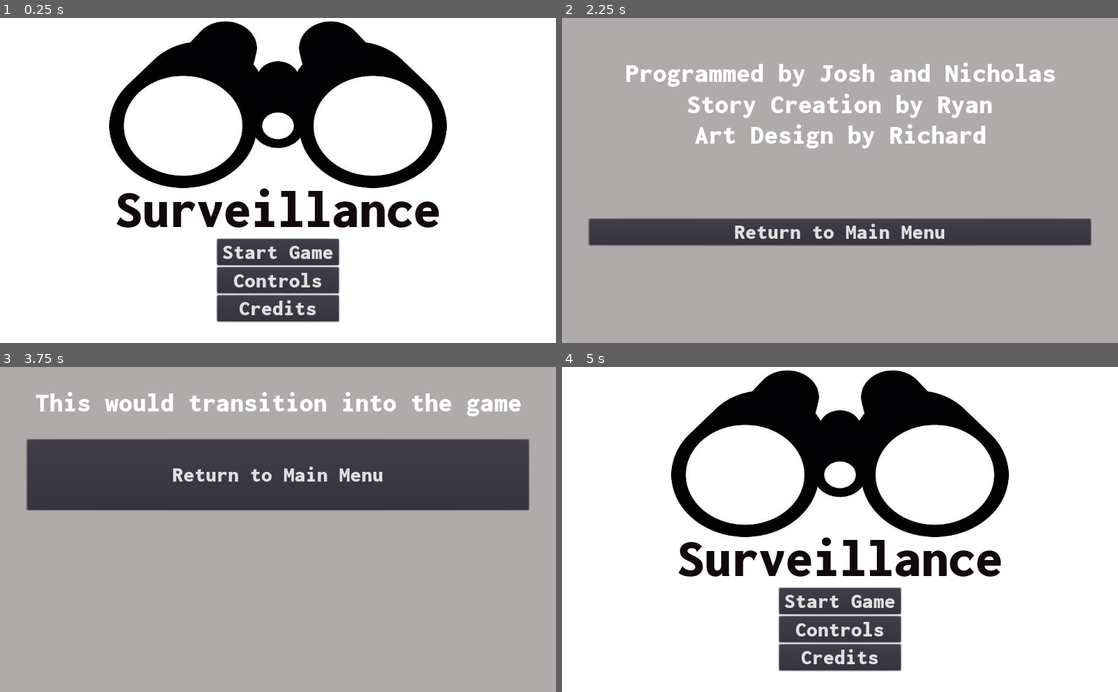
Above: before the commit, frames 1-4 (two rows, left to right).
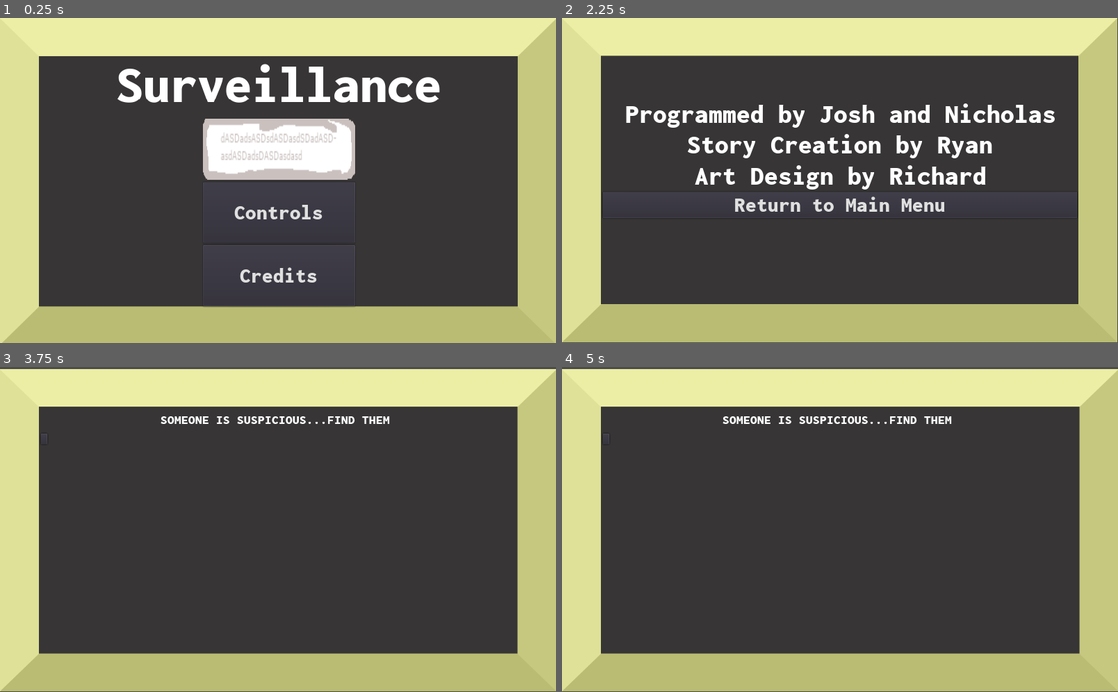
Above: after the commit, the same moments.

Repository: NicholasTung/surveillance
Game: Godot game, scene res://Scenes/MainMenu.tscn
The game is run twice, just before and just after one commit, with the same random seed, the same clock (stepped at 60 frames per second) and the same inputs.
Inputs (mouse positions are in pixels of both pictures, inside the frame that each line leads up to; where the layout moved, square brackets give the same spot in the first picture):
- Up to frame 1 (0.25 s): no input
- Up to frame 2 (2.25 s): click "Controls" at 0.5 s; click "Return to Main Menu" (after the commit: "To Main Menu") at 1.25 s; click "Credits" at 2 s
- Up to frame 3 (3.75 s): click "Return to Main Menu" at 2.75 s; click (278, 497) [278, 601] at 3.5 s
- Up to frame 4 (5 s): click (840, 474) at 4.25 s, where only the run before the commit has a clickable "Return to Main Menu"

The runs differ from the first frame. In frame 1, 93% of the frame differs, in the area x 0-100%, y 0-100%; in frame 2, 93%; in frame 3, 82%; in frame 4, 97%.

Commit message:
Edited main menu, credits, and controls. Started opening scene HUD

Diff:
--- a/Scenes/Controls Page.gd
+++ b/Scenes/Controls Page.gd
@@ -3,5 +3,6 @@
 func _ready():
 	pass # Replace with function body.
 
+
 func _on_Return_Button_button_up():
 	get_tree().change_scene("res://Scenes/MainMenu.tscn")
--- a/Scenes/Controls Page.tscn
+++ b/Scenes/Controls Page.tscn
@@ -1,63 +1,59 @@
-[gd_scene load_steps=5 format=2]
+[gd_scene load_steps=6 format=2]
 
 [ext_resource path="res://Inconsolata-Black.ttf" type="DynamicFontData" id=1]
 [ext_resource path="res://Scenes/Controls Page.gd" type="Script" id=2]
+[ext_resource path="res://png/Monitor.png" type="Texture" id=3]
 
 [sub_resource type="DynamicFont" id=1]
-size = 50
+size = 15
+use_filter = true
 font_data = ExtResource( 1 )
 
 [sub_resource type="DynamicFont" id=2]
-size = 40
 font_data = ExtResource( 1 )
 
 [node name="Controls Page" type="Node2D"]
 script = ExtResource( 2 )
 
-[node name="ColorRect" type="ColorRect" parent="."]
-margin_left = -16.0
-margin_top = -24.0
-margin_right = 1088.0
-margin_bottom = 648.0
-color = Color( 0.690196, 0.67451, 0.67451, 1 )
+[node name="TextureRect" type="TextureRect" parent="."]
+margin_right = 1024.0
+margin_bottom = 603.0
+rect_scale = Vector2( 1.02662, 1.00636 )
+texture = ExtResource( 3 )
 
 [node name="MarginContainer" type="MarginContainer" parent="."]
-anchor_left = 0.5
-anchor_top = 0.5
-anchor_right = 0.5
-anchor_bottom = 0.5
-margin_right = 1024.0
-margin_bottom = 264.0
+margin_left = 75.0
+margin_top = 70.0
+margin_right = 328.0
+margin_bottom = 260.0
+rect_scale = Vector2( 3.46984, 2.4382 )
 
 [node name="VBoxContainer" type="VBoxContainer" parent="MarginContainer"]
-margin_right = 1024.0
-margin_bottom = 264.0
+margin_right = 253.0
+margin_bottom = 190.0
 
-[node name="Controls Page" type="Label" parent="MarginContainer/VBoxContainer"]
-margin_right = 1024.0
+[node name="Label" type="Label" parent="MarginContainer/VBoxContainer"]
+margin_right = 253.0
 margin_bottom = 130.0
-size_flags_horizontal = 3
-size_flags_vertical = 3
 custom_fonts/font = SubResource( 1 )
-text = "This would dsiplay the controls of
-the game"
-align = 1
-valign = 1
+text = "Welcome to Surveillance!
+Look at the files, see who
+doesn't belong, and remove the
+imposters. Only you can
+determine their fate....
 
-[node name="MarginContainer" type="MarginContainer" parent="MarginContainer/VBoxContainer"]
+...Or do they determine yours?"
+autowrap = true
+
+[node name="MarginContainer2" type="MarginContainer" parent="MarginContainer/VBoxContainer"]
 margin_top = 134.0
-margin_right = 1024.0
-margin_bottom = 264.0
-size_flags_horizontal = 3
-size_flags_vertical = 3
-custom_constants/margin_right = 50
-custom_constants/margin_left = 50
+margin_right = 253.0
+margin_bottom = 158.0
 
-[node name="Return Button" type="Button" parent="MarginContainer/VBoxContainer/MarginContainer"]
-margin_left = 50.0
-margin_right = 974.0
-margin_bottom = 130.0
+[node name="Return Button" type="Button" parent="MarginContainer/VBoxContainer/MarginContainer2"]
+margin_right = 253.0
+margin_bottom = 24.0
 custom_fonts/font = SubResource( 2 )
-text = "Return to Main Menu"
+text = "To Main Menu"
 
-[connection signal="button_up" from="MarginContainer/VBoxContainer/MarginContainer/Return Button" to="." method="_on_Return_Button_button_up"]
+[connection signal="button_up" from="MarginContainer/VBoxContainer/MarginContainer2/Return Button" to="." method="_on_Return_Button_button_up"]
--- a/Scenes/Credits Page.tscn
+++ b/Scenes/Credits Page.tscn
@@ -1,7 +1,8 @@
-[gd_scene load_steps=5 format=2]
+[gd_scene load_steps=6 format=2]
 
 [ext_resource path="res://Inconsolata-Black.ttf" type="DynamicFontData" id=1]
 [ext_resource path="res://Scenes/Credits Page.gd" type="Script" id=2]
+[ext_resource path="res://png/Monitor.png" type="Texture" id=3]
 
 [sub_resource type="DynamicFont" id=1]
 size = 50
@@ -14,29 +15,34 @@
 [node name="Credits Page" type="Node2D"]
 script = ExtResource( 2 )
 
-[node name="ColorRect" type="ColorRect" parent="."]
-margin_left = -16.0
-margin_top = -24.0
-margin_right = 1088.0
-margin_bottom = 648.0
-color = Color( 0.690196, 0.67451, 0.67451, 1 )
+[node name="TextureRect" type="TextureRect" parent="."]
+margin_right = 1002.0
+margin_bottom = 600.0
+rect_scale = Vector2( 1.0226, 0.996858 )
+texture = ExtResource( 3 )
 
 [node name="MarginContainer" type="MarginContainer" parent="."]
 anchor_left = 0.5
 anchor_top = 0.5
 anchor_right = 0.5
 anchor_bottom = 0.5
-margin_right = 1024.0
-margin_bottom = 264.0
+margin_left = 75.0
+margin_top = 75.0
+margin_right = 949.0
+margin_bottom = 500.0
 custom_constants/margin_top = 75
 
 [node name="VBoxContainer" type="VBoxContainer" parent="MarginContainer"]
 margin_top = 75.0
-margin_right = 1024.0
-margin_bottom = 420.0
+margin_right = 874.0
+margin_bottom = 425.0
 
-[node name="Programers" type="Label" parent="MarginContainer/VBoxContainer"]
-margin_right = 1024.0
+[node name="MarginContainer" type="MarginContainer" parent="MarginContainer/VBoxContainer"]
+margin_right = 874.0
+margin_bottom = 53.0
+
+[node name="Programers" type="Label" parent="MarginContainer/VBoxContainer/MarginContainer"]
+margin_right = 874.0
 margin_bottom = 53.0
 size_flags_horizontal = 3
 size_flags_vertical = 3
@@ -45,10 +51,14 @@
 align = 1
 valign = 1
 
-[node name="Narrator" type="Label" parent="MarginContainer/VBoxContainer"]
+[node name="MarginContainer2" type="MarginContainer" parent="MarginContainer/VBoxContainer"]
 margin_top = 57.0
-margin_right = 1024.0
+margin_right = 874.0
 margin_bottom = 110.0
+
+[node name="Narrator" type="Label" parent="MarginContainer/VBoxContainer/MarginContainer2"]
+margin_right = 874.0
+margin_bottom = 53.0
 size_flags_horizontal = 3
 size_flags_vertical = 3
 custom_fonts/font = SubResource( 1 )
@@ -56,10 +66,14 @@
 align = 1
 valign = 1
 
-[node name="Art Design" type="Label" parent="MarginContainer/VBoxContainer"]
+[node name="MarginContainer3" type="MarginContainer" parent="MarginContainer/VBoxContainer"]
 margin_top = 114.0
-margin_right = 1024.0
+margin_right = 874.0
 margin_bottom = 167.0
+
+[node name="Art Design" type="Label" parent="MarginContainer/VBoxContainer/MarginContainer3"]
+margin_right = 874.0
+margin_bottom = 53.0
 size_flags_horizontal = 3
 size_flags_vertical = 3
 custom_fonts/font = SubResource( 1 )
@@ -67,22 +81,16 @@
 align = 1
 valign = 1
 
-[node name="MarginContainer" type="MarginContainer" parent="MarginContainer/VBoxContainer"]
+[node name="Return Button" type="Button" parent="MarginContainer/VBoxContainer"]
 margin_top = 171.0
-margin_right = 1024.0
-margin_bottom = 345.0
-size_flags_horizontal = 3
-size_flags_vertical = 3
-custom_constants/margin_right = 50
-custom_constants/margin_top = 125
-custom_constants/margin_left = 50
-
-[node name="Return Button" type="Button" parent="MarginContainer/VBoxContainer/MarginContainer"]
-margin_left = 50.0
-margin_top = 125.0
-margin_right = 974.0
-margin_bottom = 174.0
+margin_right = 874.0
+margin_bottom = 220.0
 custom_fonts/font = SubResource( 2 )
 text = "Return to Main Menu"
 
-[connection signal="button_up" from="MarginContainer/VBoxContainer/MarginContainer/Return Button" to="." method="_on_Return_Button_button_up"]
+[node name="MarginContainer4" type="MarginContainer" parent="MarginContainer/VBoxContainer"]
+margin_top = 224.0
+margin_right = 874.0
+margin_bottom = 224.0
+
+[connection signal="button_up" from="MarginContainer/VBoxContainer/Return Button" to="." method="_on_Return_Button_button_up"]
--- a/Scenes/MainMenu.tscn
+++ b/Scenes/MainMenu.tscn
@@ -1,9 +1,10 @@
-[gd_scene load_steps=7 format=2]
+[gd_scene load_steps=10 format=2]
 
 [ext_resource path="res://Inconsolata-Black.ttf" type="DynamicFontData" id=1]
-[ext_resource path="res://Pictures/binoculars.jpg" type="Texture" id=2]
+[ext_resource path="res://png/Monitor.png" type="Texture" id=2]
 [ext_resource path="res://Scenes/MainMenu.gd" type="Script" id=3]
 [ext_resource path="res://Scenes/OpeningScene.tscn" type="PackedScene" id=4]
+[ext_resource path="res://png/BUtton temp.png" type="Texture" id=5]
 
 [sub_resource type="DynamicFont" id=1]
 size = 100
@@ -13,48 +14,53 @@
 size = 40
 font_data = ExtResource( 1 )
 
+[sub_resource type="StyleBoxFlat" id=4]
+bg_color = Color( 0.862745, 0.129412, 0.129412, 0 )
+draw_center = false
+border_width_left = 5
+border_width_top = 5
+border_width_right = 5
+border_width_bottom = 5
+border_color = Color( 0.937255, 0.290196, 0.290196, 1 )
+
+[sub_resource type="StyleBoxTexture" id=3]
+texture = ExtResource( 5 )
+region_rect = Rect2( 0, 0, 224, 49 )
+
 [node name="MainMenu" type="Node2D"]
 script = ExtResource( 3 )
 mainGameScene = ExtResource( 4 )
 
-[node name="ColorRect" type="ColorRect" parent="."]
+[node name="TextureRect" type="TextureRect" parent="."]
 margin_right = 1026.0
-margin_bottom = 601.0
+margin_bottom = 600.0
+rect_scale = Vector2( 1.02517, 1.0048 )
+texture = ExtResource( 2 )
 
 [node name="MarginContainer" type="MarginContainer" parent="."]
-margin_right = 1024.0
-margin_bottom = 600.0
-custom_constants/margin_right = 100
-custom_constants/margin_top = 300
-custom_constants/margin_left = 100
-custom_constants/margin_bottom = 100
+margin_left = 74.0
+margin_top = 70.0
+margin_right = 954.0
+margin_bottom = 532.0
 
 [node name="VBoxContainer" type="VBoxContainer" parent="MarginContainer"]
-margin_left = 100.0
-margin_top = 300.0
-margin_right = 924.0
-margin_bottom = 564.0
-
-[node name="Binoculars" type="Sprite" parent="MarginContainer/VBoxContainer"]
-position = Vector2( 412, -140 )
-scale = Vector2( 1.01503, 0.856394 )
-texture = ExtResource( 2 )
+margin_right = 880.0
+margin_bottom = 462.0
 
 [node name="Game Title" type="Label" parent="MarginContainer/VBoxContainer"]
-margin_right = 824.0
-margin_bottom = 105.0
+margin_right = 880.0
+margin_bottom = 112.0
 size_flags_horizontal = 3
 size_flags_vertical = 3
-custom_colors/font_color = Color( 0.0745098, 0.0431373, 0.0431373, 1 )
+custom_colors/font_color = Color( 1, 1, 1, 1 )
 custom_fonts/font = SubResource( 1 )
 text = "Surveillance"
 align = 1
-valign = 1
 
 [node name="MarginContainer2" type="MarginContainer" parent="MarginContainer/VBoxContainer"]
-margin_top = 109.0
-margin_right = 824.0
-margin_bottom = 158.0
+margin_top = 116.0
+margin_right = 880.0
+margin_bottom = 229.0
 rect_pivot_offset = Vector2( -620, -93 )
 size_flags_horizontal = 3
 size_flags_vertical = 3
@@ -63,17 +69,18 @@
 
 [node name="Start Game Button" type="Button" parent="MarginContainer/VBoxContainer/MarginContainer2"]
 margin_left = 300.0
-margin_right = 524.0
-margin_bottom = 49.0
+margin_right = 580.0
+margin_bottom = 113.0
 size_flags_horizontal = 3
 size_flags_vertical = 3
 custom_fonts/font = SubResource( 2 )
-text = "Start Game"
+custom_styles/hover = SubResource( 4 )
+custom_styles/normal = SubResource( 3 )
 
 [node name="MarginContainer3" type="MarginContainer" parent="MarginContainer/VBoxContainer"]
-margin_top = 162.0
-margin_right = 824.0
-margin_bottom = 211.0
+margin_top = 233.0
+margin_right = 880.0
+margin_bottom = 345.0
 size_flags_horizontal = 3
 size_flags_vertical = 3
 custom_constants/margin_right = 300
@@ -81,17 +88,17 @@
 
 [node name="Controls Button" type="Button" parent="MarginContainer/VBoxContainer/MarginContainer3"]
 margin_left = 300.0
-margin_right = 524.0
-margin_bottom = 49.0
+margin_right = 580.0
+margin_bottom = 112.0
 size_flags_horizontal = 3
 size_flags_vertical = 3
 custom_fonts/font = SubResource( 2 )
 text = "Controls"
 
 [node name="MarginContainer4" type="MarginContainer" parent="MarginContainer/VBoxContainer"]
-margin_top = 215.0
-margin_right = 824.0
-margin_bottom = 264.0
+margin_top = 349.0
+margin_right = 880.0
+margin_bottom = 462.0
 size_flags_horizontal = 3
 size_flags_vertical = 3
 custom_constants/margin_right = 300
@@ -99,8 +106,8 @@
 
 [node name="Credits Button" type="Button" parent="MarginContainer/VBoxContainer/MarginContainer4"]
 margin_left = 300.0
-margin_right = 524.0
-margin_bottom = 49.0
+margin_right = 580.0
+margin_bottom = 113.0
 size_flags_horizontal = 3
 size_flags_vertical = 3
 custom_fonts/font = SubResource( 2 )
--- a/Scenes/OpeningScene.gd
+++ b/Scenes/OpeningScene.gd
@@ -5,8 +5,4 @@
 
 
 # Called every frame. 'delta' is the elapsed time since the previous frame.
-#func _process(delta):
-#	pass
-
-func _on_Return_Button_button_up():
-	get_tree().change_scene("res://Scenes/MainMenu.tscn")
+#func _process(delta):s
--- a/Scenes/OpeningScene.tscn
+++ b/Scenes/OpeningScene.tscn
@@ -2,61 +2,51 @@
 
 [ext_resource path="res://Scenes/OpeningScene.gd" type="Script" id=1]
 [ext_resource path="res://Inconsolata-Black.ttf" type="DynamicFontData" id=2]
+[ext_resource path="res://png/Monitor.png" type="Texture" id=3]
 
 [sub_resource type="DynamicFont" id=1]
-size = 50
-font_data = ExtResource( 2 )
-
-[sub_resource type="DynamicFont" id=2]
-size = 40
+size = 25
 font_data = ExtResource( 2 )
 
 [node name="Opening Scene" type="Node2D"]
+position = Vector2( 0, 38 )
 script = ExtResource( 1 )
 
-[node name="ColorRect" type="ColorRect" parent="."]
-margin_left = -16.0
-margin_top = -24.0
-margin_right = 1088.0
-margin_bottom = 648.0
-color = Color( 0.690196, 0.67451, 0.67451, 1 )
+[node name="TextureRect" type="TextureRect" parent="."]
+margin_top = -34.0
+margin_right = 1024.0
+margin_bottom = 588.0
+rect_scale = Vector2( 1.0248, 0.990458 )
+texture = ExtResource( 3 )
 
 [node name="MarginContainer" type="MarginContainer" parent="."]
-anchor_left = 0.5
-anchor_top = 0.5
-anchor_right = 0.5
-anchor_bottom = 0.5
-margin_right = 1024.0
-margin_bottom = 264.0
+margin_left = 69.0
+margin_top = 40.0
+margin_right = 944.0
+margin_bottom = 80.0
 
-[node name="VBoxContainer" type="VBoxContainer" parent="MarginContainer"]
-margin_right = 1024.0
-margin_bottom = 264.0
+[node name="Task" type="Label" parent="MarginContainer"]
+margin_top = 6.0
+margin_right = 875.0
+margin_bottom = 33.0
+custom_colors/font_color = Color( 1, 1, 1, 1 )
+custom_fonts/font = SubResource( 1 )
+text = "Someone is suspicious...Find Them"
+align = 1
+uppercase = true
 
-[node name="Game Start" type="Label" parent="MarginContainer/VBoxContainer"]
-margin_right = 1024.0
-margin_bottom = 130.0
-size_flags_horizontal = 3
-size_flags_vertical = 3
-custom_fonts/font = SubResource( 1 )
-text = "This would transition into the game"
-align = 1
-valign = 1
+[node name="MarginContainer2" type="MarginContainer" parent="."]
+margin_left = 75.0
+margin_top = 85.0
+margin_right = 954.0
+margin_bottom = 491.0
 
-[node name="MarginContainer" type="MarginContainer" parent="MarginContainer/VBoxContainer"]
-margin_top = 134.0
-margin_right = 1024.0
-margin_bottom = 264.0
-size_flags_horizontal = 3
-size_flags_vertical = 3
-custom_constants/margin_right = 50
-custom_constants/margin_left = 50
+[node name="GridContainer" type="GridContainer" parent="MarginContainer2"]
+margin_right = 879.0
+margin_bottom = 406.0
 
-[node name="Return Button" type="Button" parent="MarginContainer/VBoxContainer/MarginContainer"]
-margin_left = 50.0
-margin_right = 974.0
-margin_bottom = 130.0
-custom_fonts/font = SubResource( 2 )
-text = "Return to Main Menu"
-
-[connection signal="button_up" from="MarginContainer/VBoxContainer/MarginContainer/Return Button" to="." method="_on_Return_Button_button_up"]
+[node name="Button" type="Button" parent="MarginContainer2/GridContainer"]
+margin_right = 12.0
+margin_bottom = 20.0
+text = "This is for files"
+clip_text = true
--- a/project.godot
+++ b/project.godot
@@ -10,7 +10,7 @@
 
 [application]
 
-config/name="Skill Build"
+config/name="MDST Project"
 run/main_scene="res://Scenes/MainMenu.tscn"
 config/icon="res://icon.png"
 
Not shown, added: png/BUtton temp.png.import
Not shown, added: png/Capital+person.png.import
Not shown, added: png/City+person.PNG.import
Not shown, added: png/Monitor.png.import
